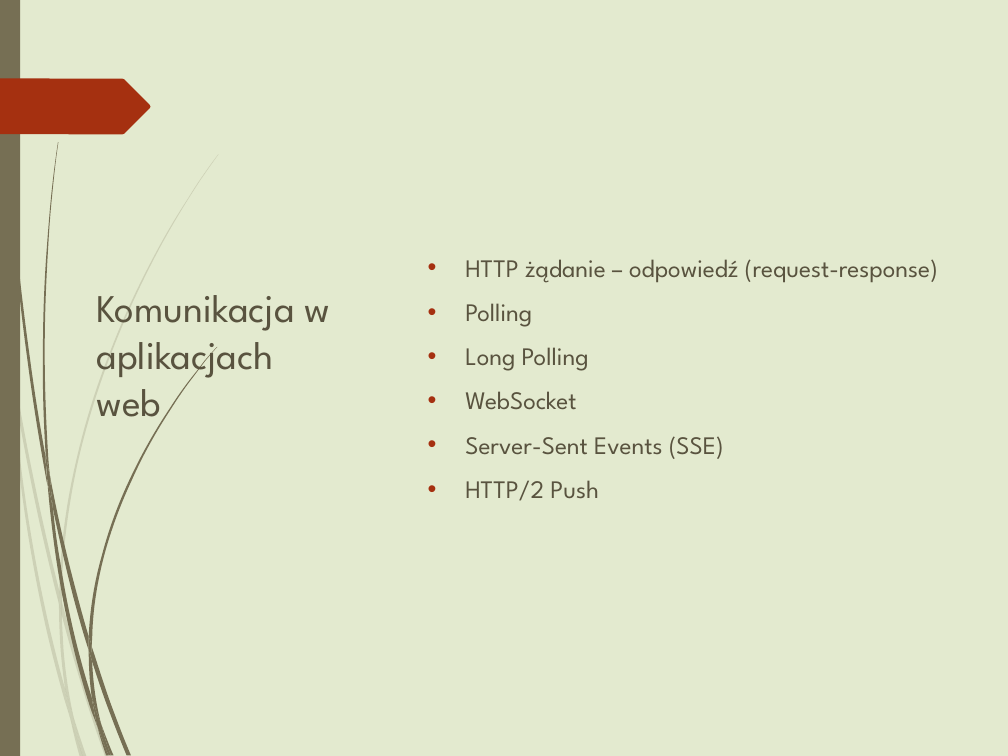
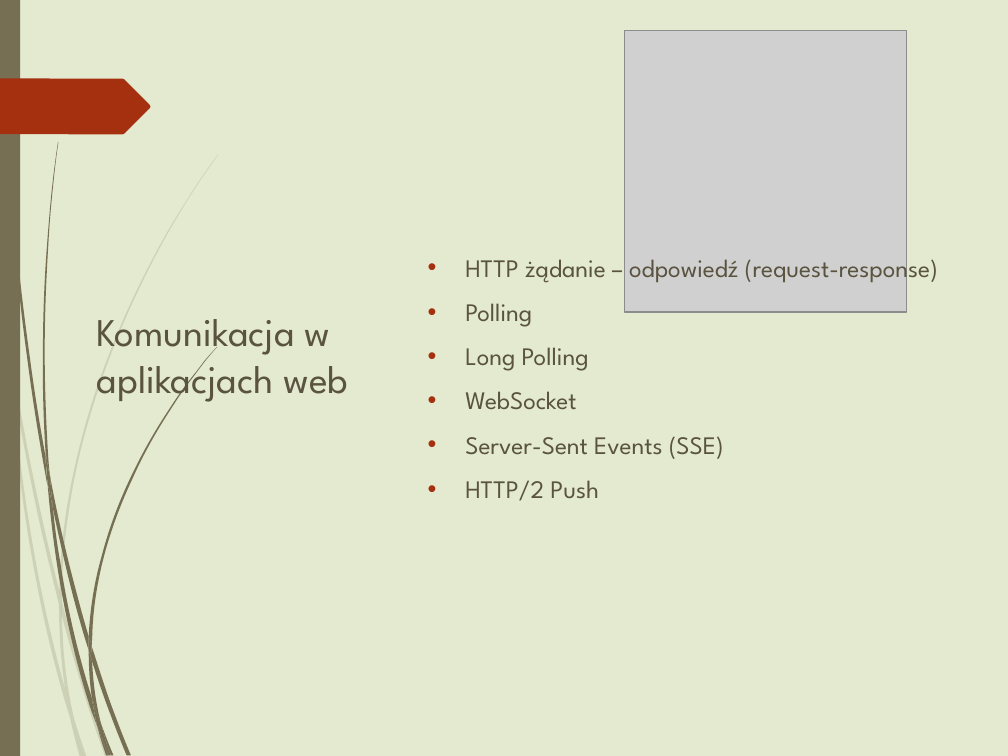
Before and after one commit to ArturLew/PyConPL2025, a slide deck: slide 3 of Nie tylko websocket/Nie tylko WebSocket.pptx. Drawn at 1008x756 pixels with LibreOffice and Linux fonts; fonts in the diff are those of the drawing; grey boxes stand for pictures. Boxes give left, top, right and bottom in pixels: in the first picture for what was removed or moved away, otherwise in the second. Text is boxed around its words. In the diff, an @@ line names an element or a change of style, - is before the commit and + after.

```diff
--- a/Nie tylko websocket/Nie tylko WebSocket.pptx
+++ b/Nie tylko websocket/Nie tylko WebSocket.pptx
@@ picture added at <box>625,30,906,311</box> @@
@@ title "Komunikacja w aplikacjach web" rewrapped from <box>97,295,330,429</box> to <box>97,319,348,405</box> @@
```
Also in this commit, not shown: 22 other slides changed, 1 slide added, 1 slide removed, 19 other files.
